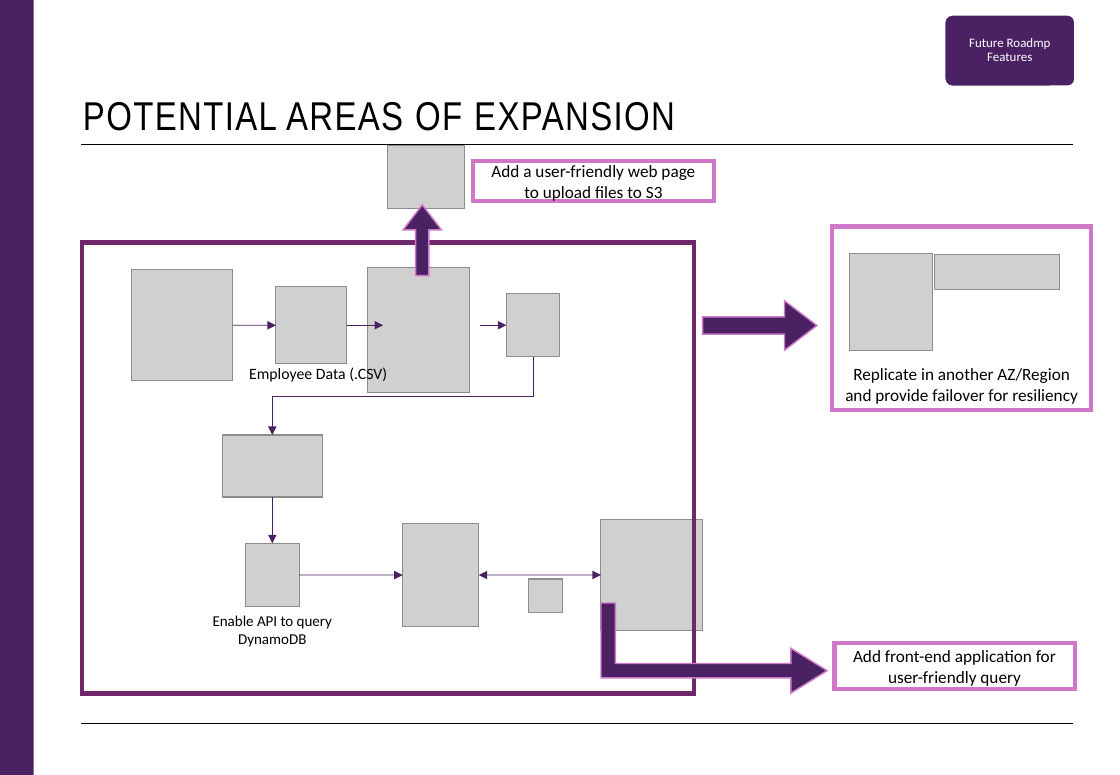
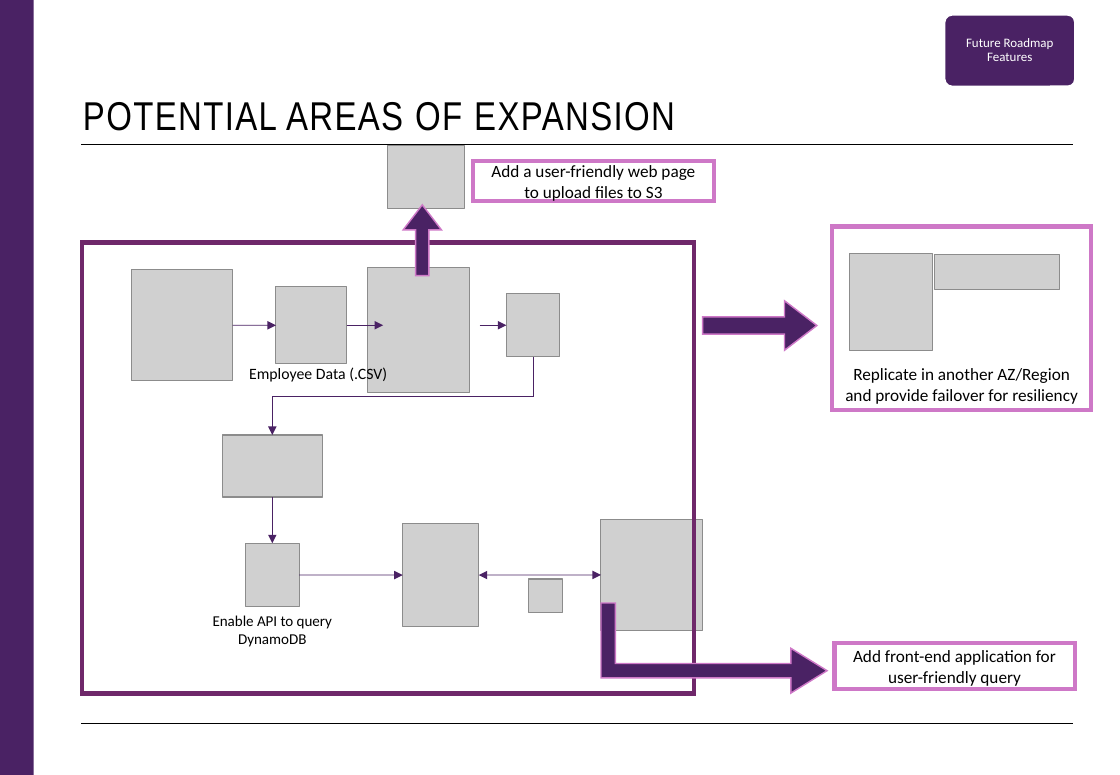
Before and after one commit to jjwad2000/BAHNamelessCloudEng, a slide deck: slide 10 of Dynamic Database Queries - Cloud Eng Team Project.pptx. Drawn at 1120x775 pixels with LibreOffice and Linux fonts; fonts in the diff are those of the drawing; grey boxes stand for pictures. Boxes give left, top, right and bottom in pixels: in the first picture for what was removed or moved away, otherwise in the second. Text is boxed around its words. In the diff, an @@ line names an element or a change of style, - is before the commit and + after.

```diff
--- a/Dynamic Database Queries - Cloud Eng Team Project.pptx
+++ b/Dynamic Database Queries - Cloud Eng Team Project.pptx
@@ text at (966,38,1054,61): text changed @@
-Future Roadmp Features
+Future Roadmap Features
```
